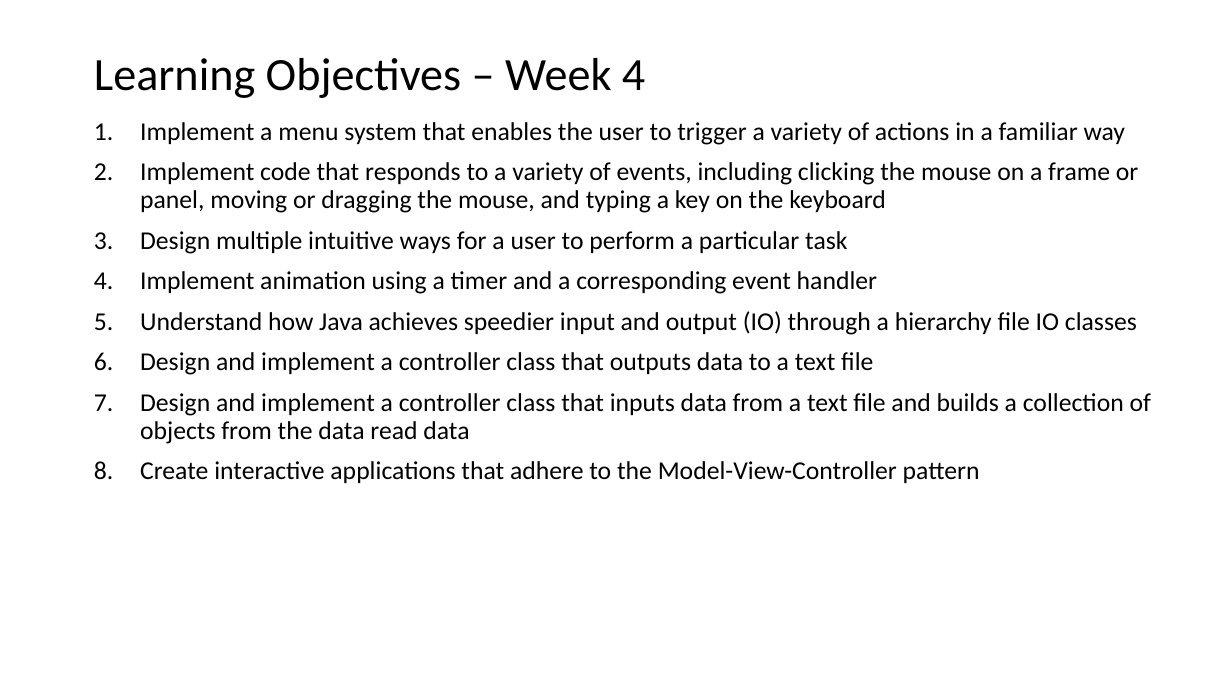
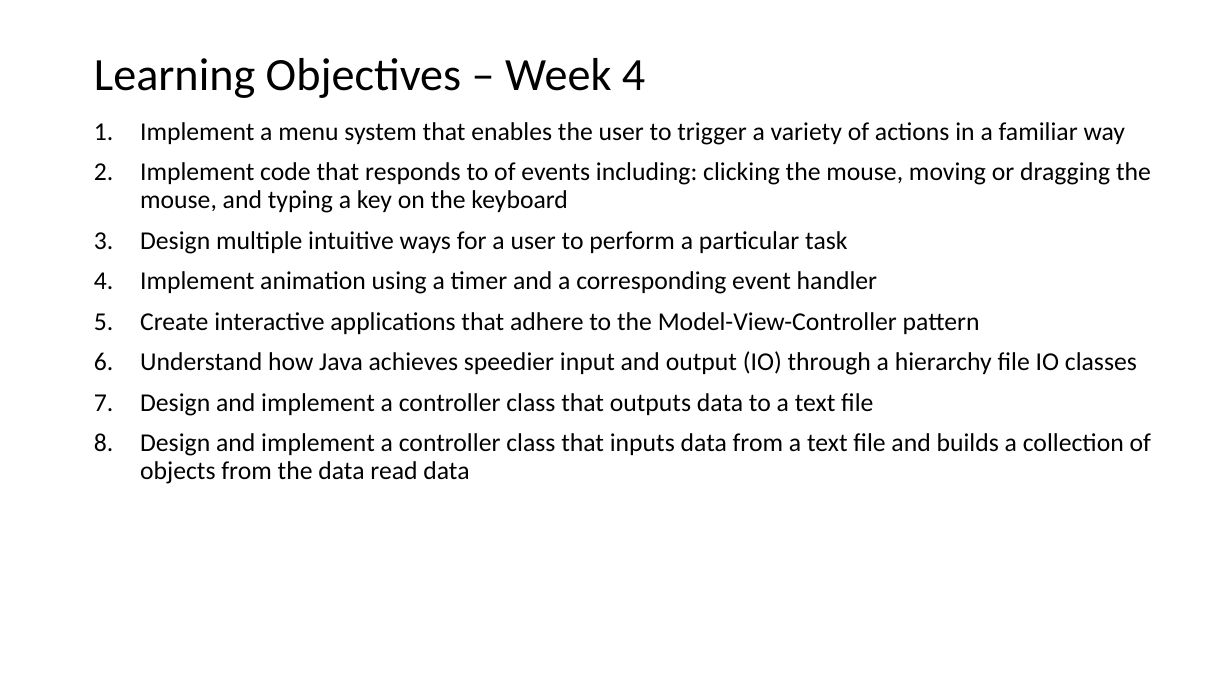
Before and after one commit to EricJPogue/www-epogue-info, a slide deck: slide 4 of CPSC-24500/Week04/2017SpringW04Slides.pptx. Drawn at 1232x693 pixels with LibreOffice and Linux fonts; fonts in the diff are those of the drawing. Boxes give left, top, right and bottom in pixels: in the first picture for what was removed or moved away, otherwise in the second. Text is boxed around its words. In the diff, an @@ line names an element or a change of style, - is before the commit and + after.

```diff
--- a/CPSC-24500/Week04/2017SpringW04Slides.pptx
+++ b/CPSC-24500/Week04/2017SpringW04Slides.pptx
@@ text at (x1=140, y1=162, x2=1151, y2=213): text changed @@
-2. Implement code that responds to a variety of events, including clicking the mouse on a frame or panel, moving or dragging the mouse, and typing a key on the keyboard
+2. Implement code that responds to of events including: clicking the mouse, moving or dragging the mouse, and typing a key on the keyboard
@@ text at (x1=140, y1=312, x2=980, y2=334): paragraph added @@
+5. Create interactive applications that adhere to the Model-View-Controller pattern
@@ text at (x1=140, y1=461, x2=980, y2=483): paragraph removed @@
-8. Create interactive applications that adhere to the Model-View-Controller pattern
```
Also in this commit, not shown: 5 other slides changed, 10 slides added, 34 slides removed, 2 other files.
